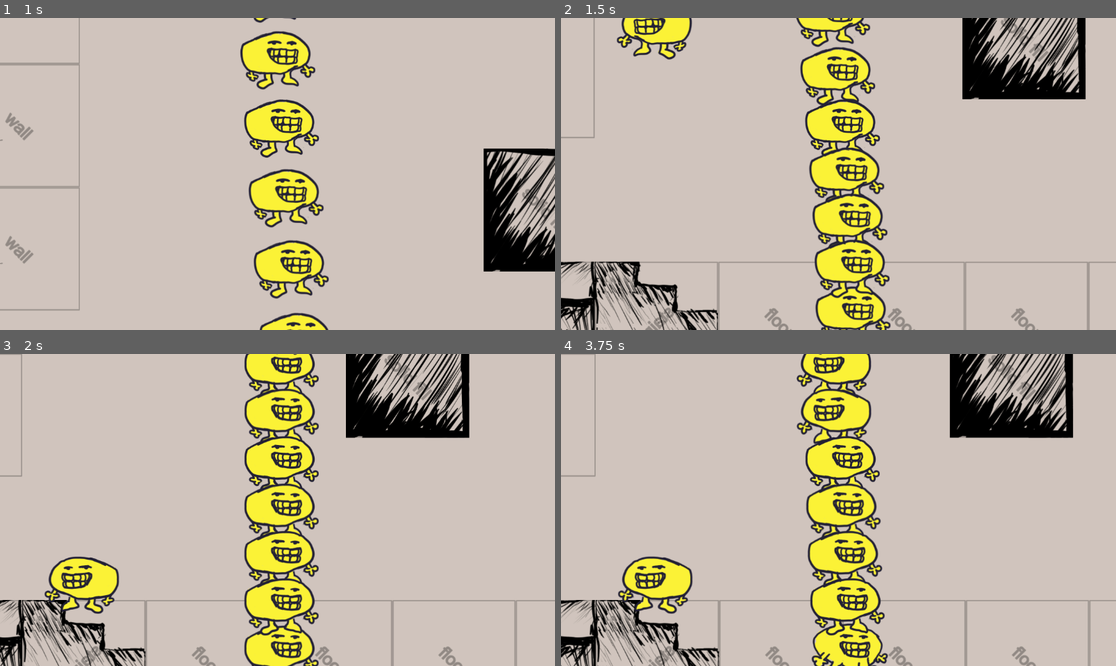
Above: before the commit, frames 1-4 (two rows, left to right).
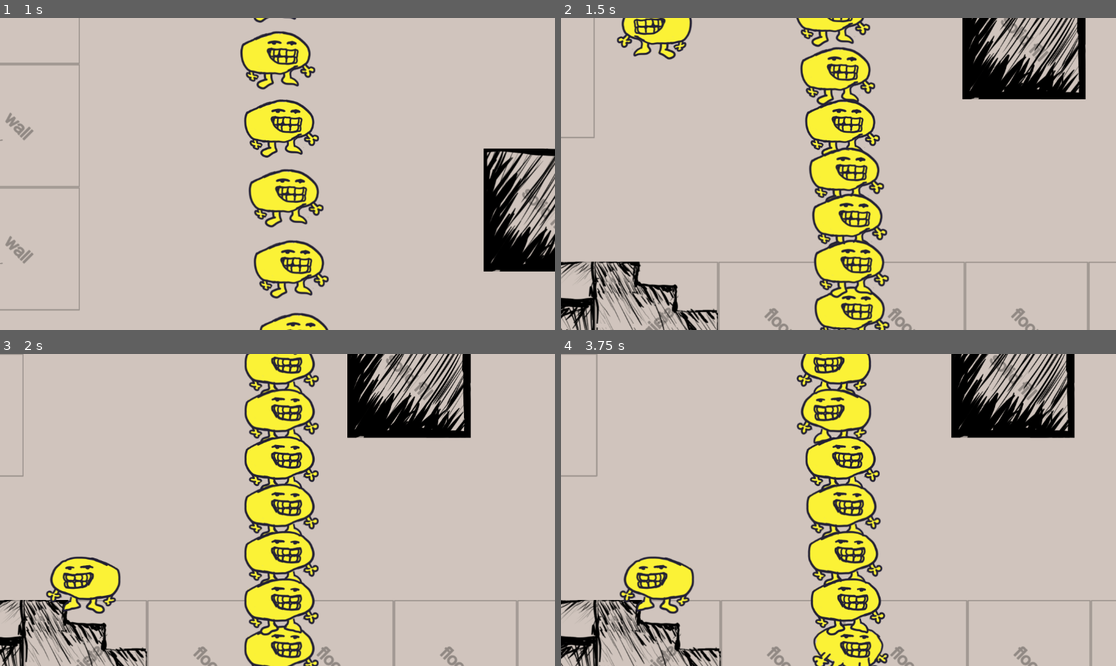
Above: after the commit, the same moments.

Repository: JCoMcL/gourt-game
Game: Godot game, scene res://level/office-level.tscn
Two runs of this game, one before a commit and one after it. Both use one fixed random seed, a clock stepped at 60 frames per second and the inputs below.
Inputs (mouse positions are in pixels of both pictures, inside the frame that each line leads up to):
- Up to frame 1 (1 s): move the mouse to (399, 158) at 0.52 s; hold Right (go right) from 0.53 s (still down); hold Right mouse button (probe) from 0.53 s (still down); click (399, 158) at 0.67 s
- Up to frame 2 (1.5 s): release Right (go right) at 1.25 s; release Right mouse button (probe) at 1.25 s; drag from (727, 189) to (810, 236) at 1.27 s
- Up to frame 3 (2 s): no input
- Up to frame 4 (3.75 s): move the mouse to (894, 441) at 2.02 s; hold Left (go left) 2.03-2.75 s; hold Space (slomo) 2.03-2.75 s; right-click (894, 441) at 2.3 s; drag from (810, 572) to (672, 463) at 2.77 s; move the mouse to (1005, 556) at 3.52 s; hold Right (go right) from 3.53 s (still down); hold Right mouse button (probe) from 3.53 s (still down)

Frame 1 is identical in both runs. In frame 2, 1.2% of the frame differs, in the area x 44-60%, y 47-100%; in frame 3, 6.1%; in frame 4, 7.3%, in the area x 0-96%, y 0-100%.

Commit message:
add walk friction, which does solve some jank and could potentially be a puzzle mechanic. The wrapparound issue is still at large (I think it's at least partly do to jank with moving platforms and doesn't appear with static objects) and Rigidbody interaction still has infinite energy bugs. But we're getting there.

Diff:
--- a/gourts/gourt.gd
+++ b/gourts/gourt.gd
@@ -9,6 +9,7 @@
 @export_category("motion")
 @export var walk_speed = 200
 @export var walk_accel = 20
+@export var walk_friction = 0.3 #this could be a puzzle mechanic
 @export var snap_distance = 120
 @export var stack_elasticity = 0.5 #FIXME: setting this above 0.5 results in infinte-energy.
 
@@ -23,8 +24,10 @@
 		"My Foot Friend: %s" % foot_friend.name if foot_friend else "",
 		"Am at {0} local, {1} global".format([position, global_position]),
 		"I would like to be at %s" % Gourtilities.global_perch_position(foot_friend) if foot_friend else "",
-		"Forces:\n%s" % forces.map(func(f): return f._string()).reduce(func(acc, s): return "%s\n%s" % [acc, s]) if forces else ""
+		"My velocity: %.2v" % velocity,
+		"Forces last physics tick:\n%s" % saved_forces.map(func(f): return f._string()).reduce(func(acc, s): return "%s\n%s" % [acc, s]) if saved_forces else ""
 	] + lines)
+	":D"
 
 func flip() -> void:
 	transform.x *= -1
@@ -47,7 +50,7 @@
 	) * impulse_scale, "breaksplosion")
 
 func snap_force(initial:Vector2, direction:Vector2, delta:float, snappiness:float = 600, sharpness:float = 0.3) -> Vector2:
-	return initial.move_toward(direction * sharpness / delta, snappiness) - initial #TODO refactor
+	return initial.move_toward(direction * sharpness / (delta / Engine.time_scale), snappiness) - initial #TODO refactor
 
 #TODO reimplement to be less guesswork-oriented
 func get_bounds() -> Rect2:
@@ -119,6 +122,8 @@
 		if k.get_collider() is RigidBody2D:
 			k.get_collider().apply_force(k.get_remainder() * 100, k.get_position() - k.get_collider().global_position )
 
+
+
 class Force:
 	var value: Vector2
 	var name: String
@@ -130,20 +135,34 @@
 		return "%s: %.2v" % [name, value]
 
 var forces = []
+var saved_forces=forces
 func apply_force(force: Vector2, label=""):
 	forces.append(Force.new(force, label))
+
+func apply_force_recursive_upwards(force: Vector2, factor=1.0, label=""):
+	force *= factor
+	apply_force(force, label)
+	if head_friend:
+		head_friend.apply_force_recursive_upwards(force, factor, label)
+
+func apply_friction(factor: Vector2, label="friction"):
+	var friction = Vector2.ZERO
+	for f in forces:
+		friction += f.value * -factor
+	apply_force(friction, label)
+
 
 func _physics_process(delta: float) -> void:
 	apply_force(get_gravity() * delta, "gravity")
 
 	if foot_friend:
 		var target_offset = Gourtilities.global_perch_position(foot_friend) - global_position
-		var f = snap_force(velocity, target_offset, delta / Engine.time_scale);
+		var f = snap_force(velocity, target_offset, delta);
 		if target_offset.length() > snap_distance:
-			apply_force(-f,"rebound")
-			foot_friend.apply_force(f * stack_elasticity, "snapback")
+			foot_friend.apply_force(f, "snapback")
 			break_stack()
-			identify([f])
+			apply_force_recursive_upwards(-f, 1.0, "rebound")
+			identify()
 		else:
 			apply_force(f, "snap")
 			foot_friend.apply_force(-f * stack_elasticity, "elastic")
@@ -151,11 +170,17 @@
 	elif velocity.y > 0:
 		scan_for_perch()
 
+
+	if is_on_floor():
+		apply_friction(Vector2(walk_friction,0))
+
+
 	if walk_target != 0 || is_on_floor(): #this check prevents unwanted drag on airborne guorts
 		velocity.x = move_toward(velocity.x, walk_target, walk_accel)
 
 	for f in forces:
 		velocity += f.value
+	saved_forces=forces
 	forces = []
 
 	move_and_slide()
